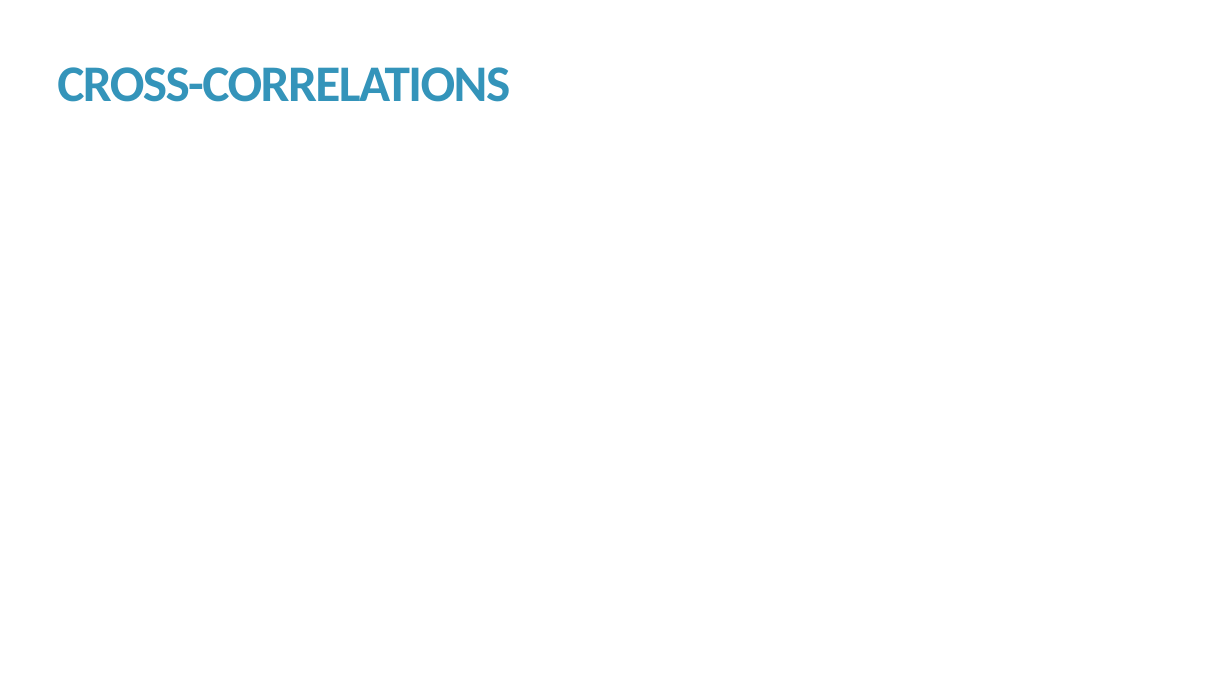
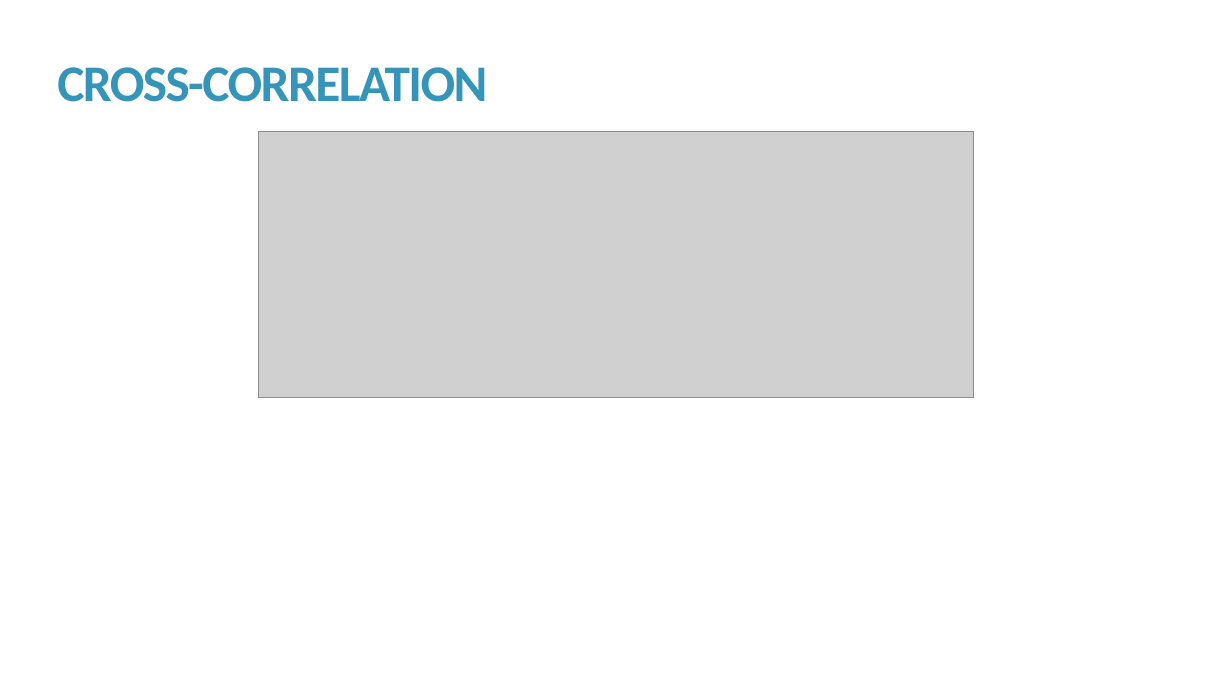
Before and after one commit to kmprioliPROF/MAT_8444_Final_Project, a slide deck: slide 8 of Prioli_Final_Proj.pptx (slide 9 before the commit). Drawn at 1232x693 pixels with LibreOffice and Linux fonts; fonts in the diff are those of the drawing; grey boxes stand for pictures. Boxes give left, top, right and bottom in pixels: in the first picture for what was removed or moved away, otherwise in the second. Text is boxed around its words. In the diff, an @@ line names an element or a change of style, - is before the commit and + after.

```diff
--- a/Prioli_Final_Proj.pptx
+++ b/Prioli_Final_Proj.pptx
@@ title at (57,67,487,102): text changed @@
-CROSS-CORRELATIONS
+CROSS-CORRELATION
@@ picture added at (258,132,974,397) @@
```
Also in this commit, not shown: 3 other slides changed, 1 slide removed, 1 other file.
